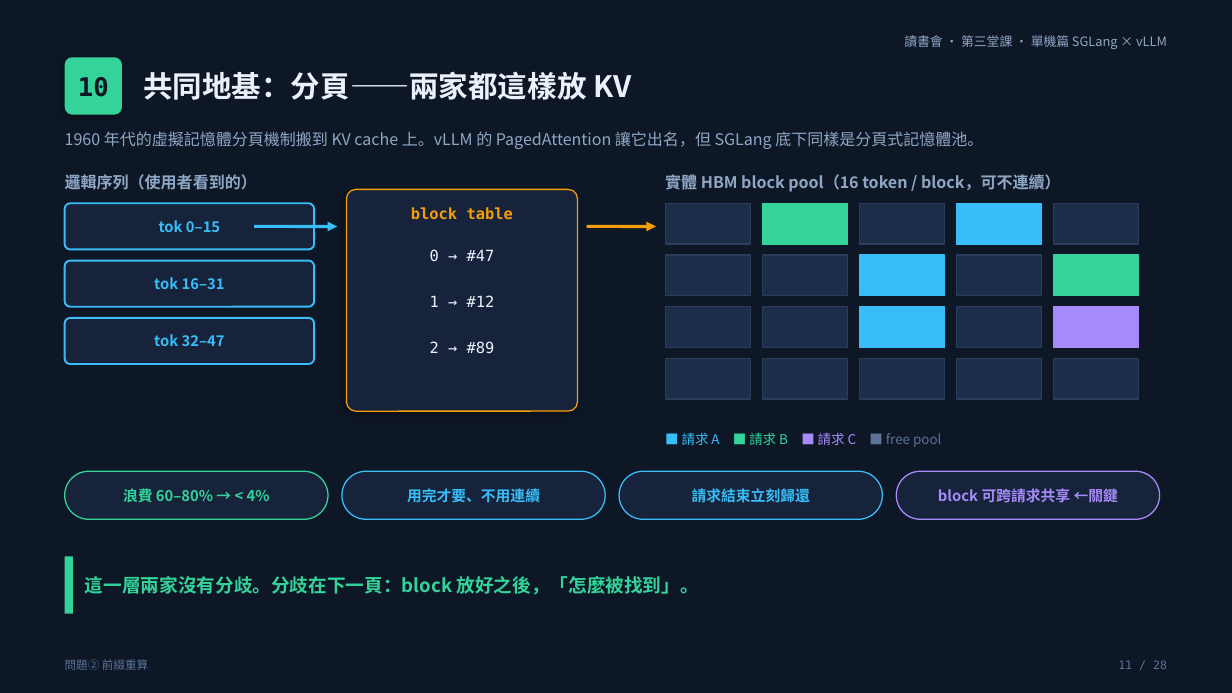
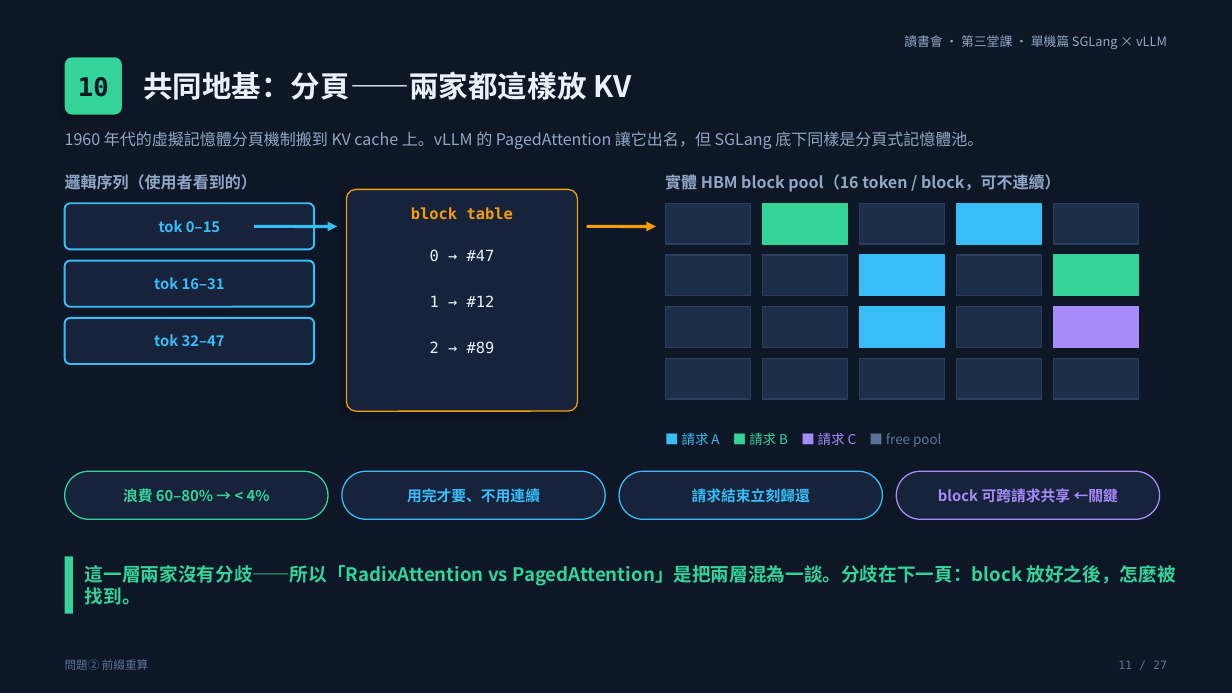
Before and after one commit to ChesterHsieh/Always_try_to_learn, a slide deck: slide 11 of gpu-memory-reading-club/slides/class3_engine_single_node.pptx. Drawn at 1232x693 pixels with LibreOffice and Linux fonts; fonts in the diff are those of the drawing. Boxes give left, top, right and bottom in pixels: in the first picture for what was removed or moved away, otherwise in the second. Text is boxed around its words. In the diff, an @@ line names an element or a change of style, - is before the commit and + after.

```diff
--- a/gpu-memory-reading-club/slides/class3_engine_single_node.pptx
+++ b/gpu-memory-reading-club/slides/class3_engine_single_node.pptx
@@ text at box(85, 565, 1176, 605): text changed @@
-這一層兩家沒有分歧。分歧在下一頁：block 放好之後，「怎麼被找到」。
+這一層兩家沒有分歧——所以「RadixAttention vs PagedAttention」是把兩層混為一談。分歧在下一頁：block 放好之後，怎麼被找到。
@@ text at box(1118, 660, 1167, 669): text changed @@
-11 / 28
+11 / 27
```
Also in this commit, not shown: 26 other slides changed, 1 slide removed, 5 other files.
